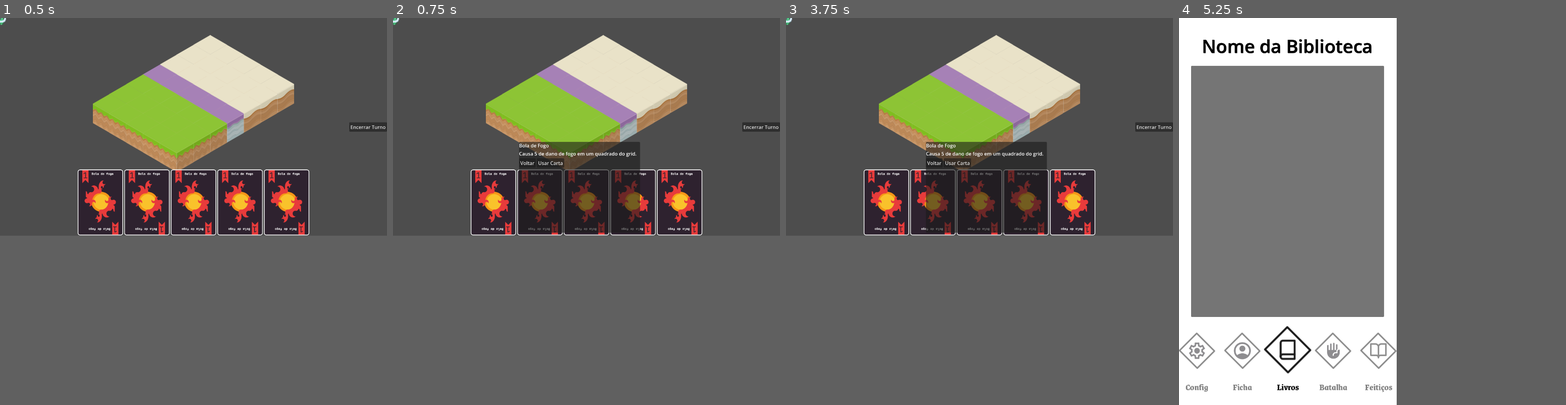
Above: before the commit, frames 1-4 (left to right).
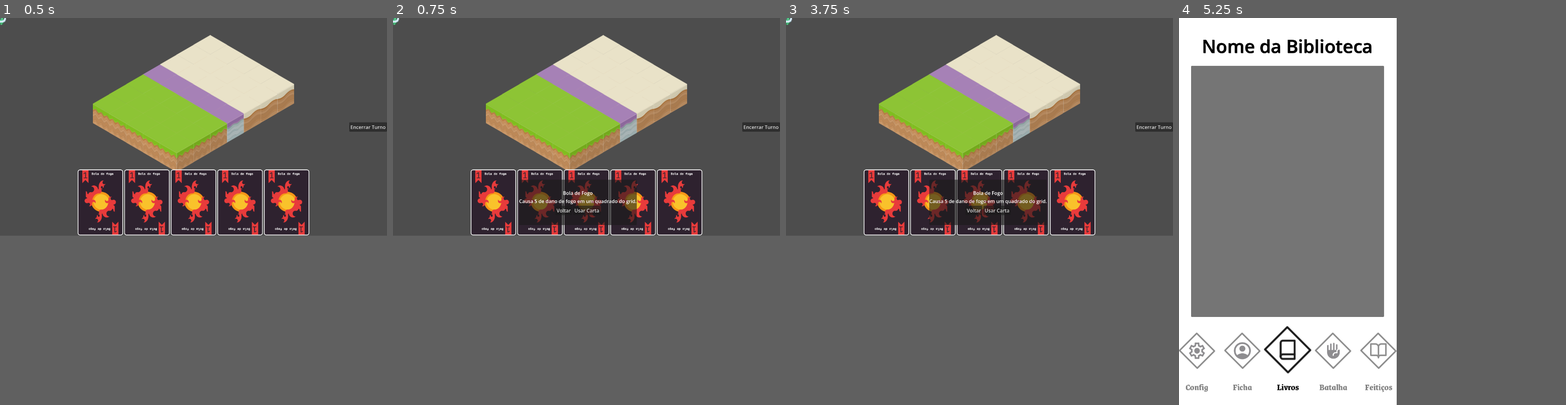
Above: after the commit, the same moments.

Repository: Magistratus-Studio/Grimmoria
Game: Godot game, scene res://Cenas/Combate.tscn
Same seed, same stepped clock (60 frames per second), same inputs: the game is played once before the commit and once after it. This scene is started directly instead of the project's main scene.
Inputs (mouse positions are in pixels of both pictures, inside the frame that each line leads up to):
- Up to frame 1 (0.5 s): no input
- Up to frame 2 (0.75 s): click (493, 203) at 0.5 s
- Up to frame 3 (3.75 s): click (933, 203) at 1.27 s; click (979, 203) at 2.02 s; click (1025, 203) at 2.77 s; click (1072, 203) at 3.52 s
- Up to frame 4 (5.25 s): click "Voltar" at 4.25 s; click "Encerrar Turno" at 5 s

Frame 1 is identical in both runs. In frame 2, 3.0% of the frame differs, in the area x 32-64%, y 32-56%; in frame 3, 3.0%; in frame 4, nothing differs.

Commit message:
style: ajustes tamanho modal

Diff:
--- a/grimmoria/Cenas/Combate.tscn
+++ b/grimmoria/Cenas/Combate.tscn
@@ -59,21 +59,24 @@
 text = "Encerrar Turno"
 
 [node name="ModalDescricao" type="PanelContainer" parent="CanvasLayer" unique_id=1714106413]
-custom_minimum_size = Vector2(400, 300)
-offset_right = 400.0
-offset_bottom = 300.0
+custom_minimum_size = Vector2(200, 150)
+offset_right = 200.0
+offset_bottom = 150.0
 
 [node name="VBoxContainer" type="VBoxContainer" parent="CanvasLayer/ModalDescricao" unique_id=1649770083]
 layout_mode = 2
+alignment = 1
 
 [node name="TextoNome" type="Label" parent="CanvasLayer/ModalDescricao/VBoxContainer" unique_id=220728384]
 layout_mode = 2
+horizontal_alignment = 1
 
 [node name="TextoDescricao" type="Label" parent="CanvasLayer/ModalDescricao/VBoxContainer" unique_id=1979229515]
 layout_mode = 2
 
 [node name="HBoxContainer" type="HBoxContainer" parent="CanvasLayer/ModalDescricao/VBoxContainer" unique_id=1475189638]
 layout_mode = 2
+alignment = 1
 
 [node name="BotaoFechar" type="Button" parent="CanvasLayer/ModalDescricao/VBoxContainer/HBoxContainer" unique_id=1717315739]
 layout_mode = 2
